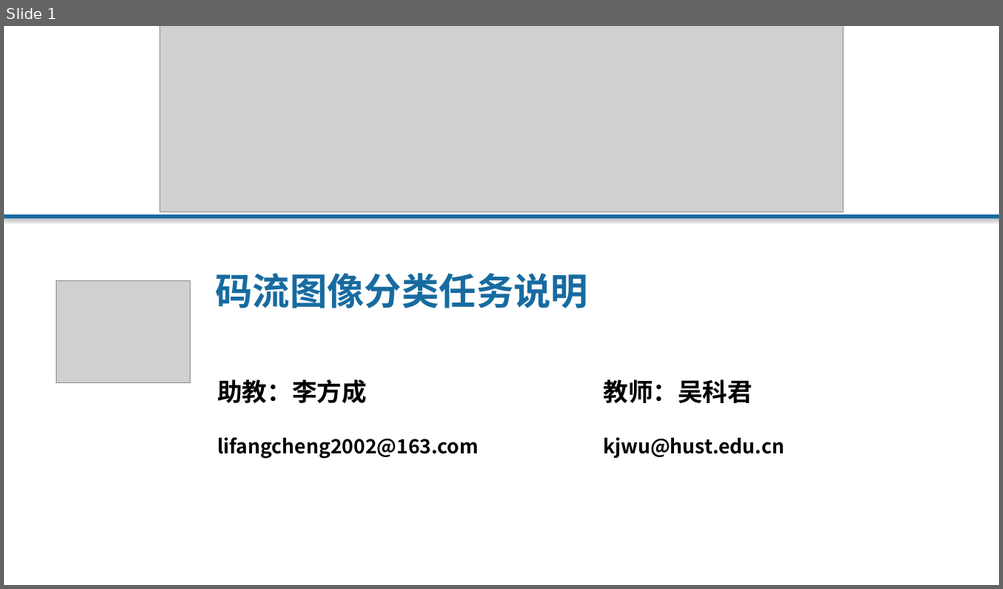
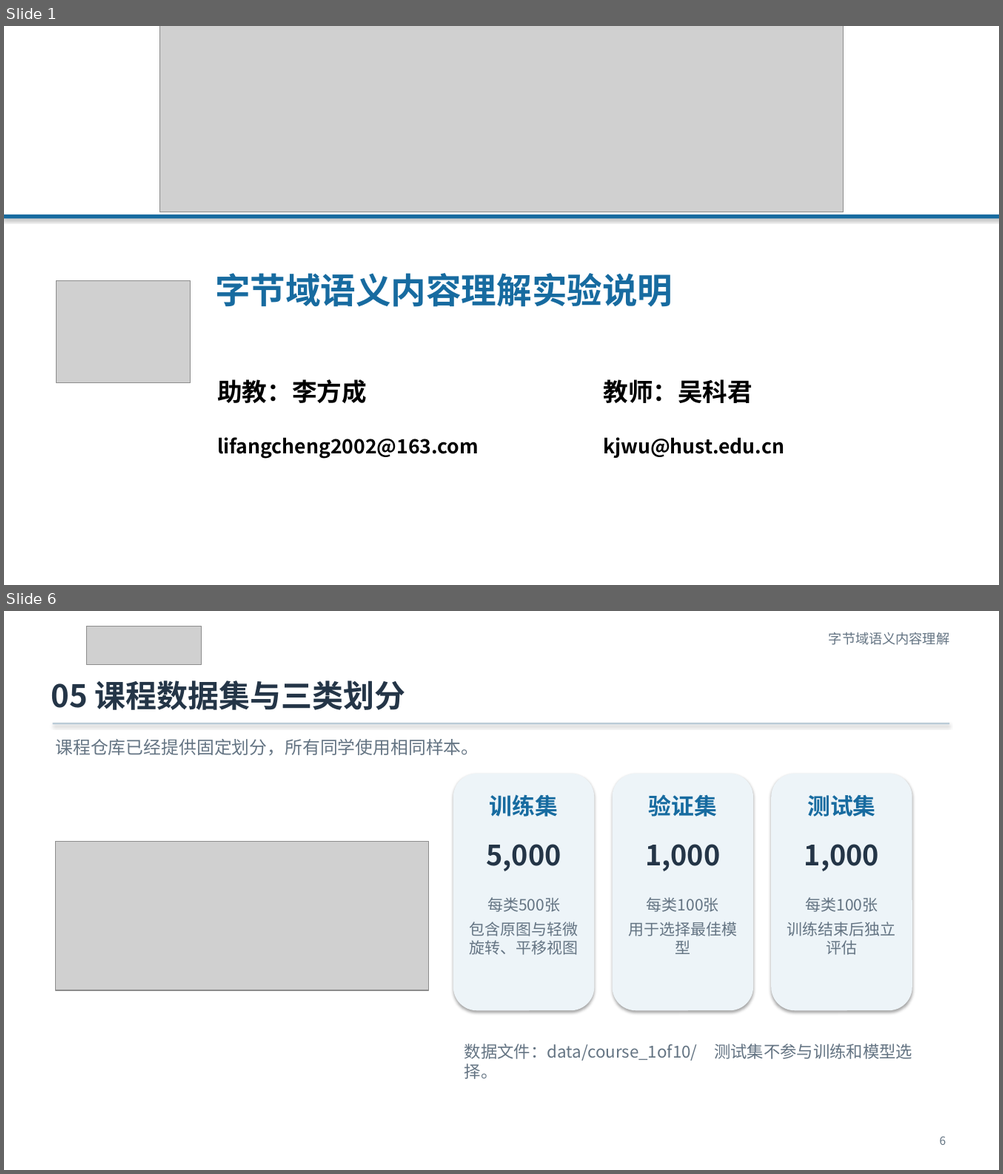
Before and after one commit to Franklin-L/byteformer-mnist-course, a slide deck: docs/ByteFormer_MNIST_零基础实验课.pptx. Shown one above the other, each under a label of ours: slide 1 before the commit, slides 1 and 6 after it; the slides between them are not shown. The pictures are 1003x589 and 1003x1174 pixels, drawn with LibreOffice and Linux fonts; fonts in the diff are those of the drawing; grey boxes stand for pictures. Boxes give left, top, right and bottom in pixels: in the first picture for what was removed or moved away, otherwise in the second. Text is boxed around its words. In the diff, an @@ line names an element or a change of style, - is before the commit and + after.

Commit message:
Revise course deck and corrupted-stream bonus task

```diff
--- a/docs/ByteFormer_MNIST_零基础实验课.pptx
+++ b/docs/ByteFormer_MNIST_零基础实验课.pptx
@@ slide 6 added at (4, 611, 999, 1170), background #FFFFFF @@
@@ picture added at (87, 626, 202, 665) @@
@@ text added at (828, 632, 949, 645), 13 pt, text #647483 @@
+字节域语义内容理解
@@ text added at (51, 681, 406, 710), 30 pt, text #243547, bold @@
+05 课程数据集与三类划分
@@ rectangle added at (53, 723, 949, 724), fill #BACBD7 @@
@@ text added at (55, 739, 478, 755), 17 pt, text #647483 @@
+课程仓库已经提供固定划分，所有同学使用相同样本。
@@ rounded rectangle added at (453, 774, 595, 1011), fill #EDF4F8 @@
@@ rounded rectangle added at (612, 774, 753, 1011), fill #EDF4F8 @@
@@ rounded rectangle added at (771, 774, 912, 1011), fill #EDF4F8 @@
@@ text added at (489, 795, 558, 817), 22 pt, text #176BA0, bold @@
+训练集
@@ text added at (649, 795, 717, 817), 22 pt, text #176BA0, bold @@
+验证集
@@ text added at (807, 795, 875, 817), 22 pt, text #176BA0, bold @@
+测试集
@@ picture added at (56, 842, 429, 991) @@
@@ text added at (486, 844, 561, 871), 27 pt, text #243547, bold @@
+5,000
@@ text added at (645, 844, 720, 871), 27 pt, text #243547, bold @@
+1,000
@@ text added at (804, 844, 879, 871), 27 pt, text #243547, bold @@
+1,000
@@ text added at (469, 897, 578, 955), 15 pt, text #647483 @@
+每类500张
+包含原图与轻微旋转、平移视图
@@ text added at (628, 897, 737, 954), 15 pt, text #647483 @@
+每类100张
+用于选择最佳模型
@@ text added at (787, 897, 896, 955), 15 pt, text #647483 @@
+每类100张
+训练结束后独立评估
@@ text added at (464, 1044, 912, 1061), 16 pt, text #647483 @@
+数据文件：data/course_1of10/ 测试集不参与训练和模型选择。
@@ text added at (939, 1136, 946, 1145), 11 pt, text #647483 @@
+6
@@ slide 1 changed as well @@
@@ text at (215, 273, 672, 307): text changed; size 36 to 34 pt @@
-码流图像分类任务说明
+字节域语义内容理解实验说明
```
Also in this commit, not shown: 6 other slides changed, 8 other slides added, 9 slides removed, 9 other files.
